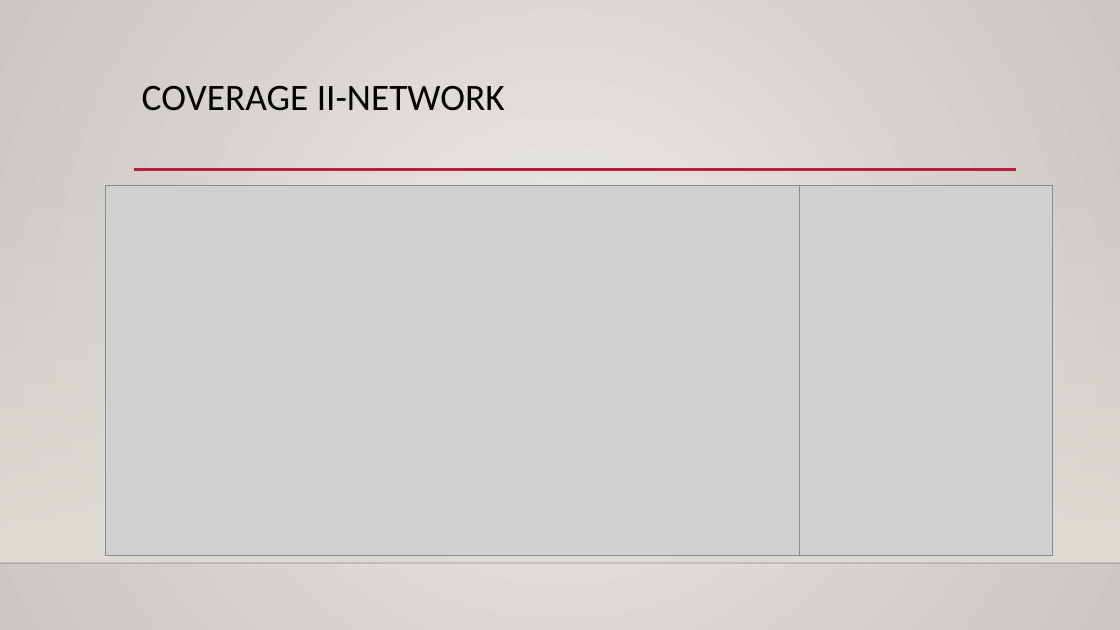
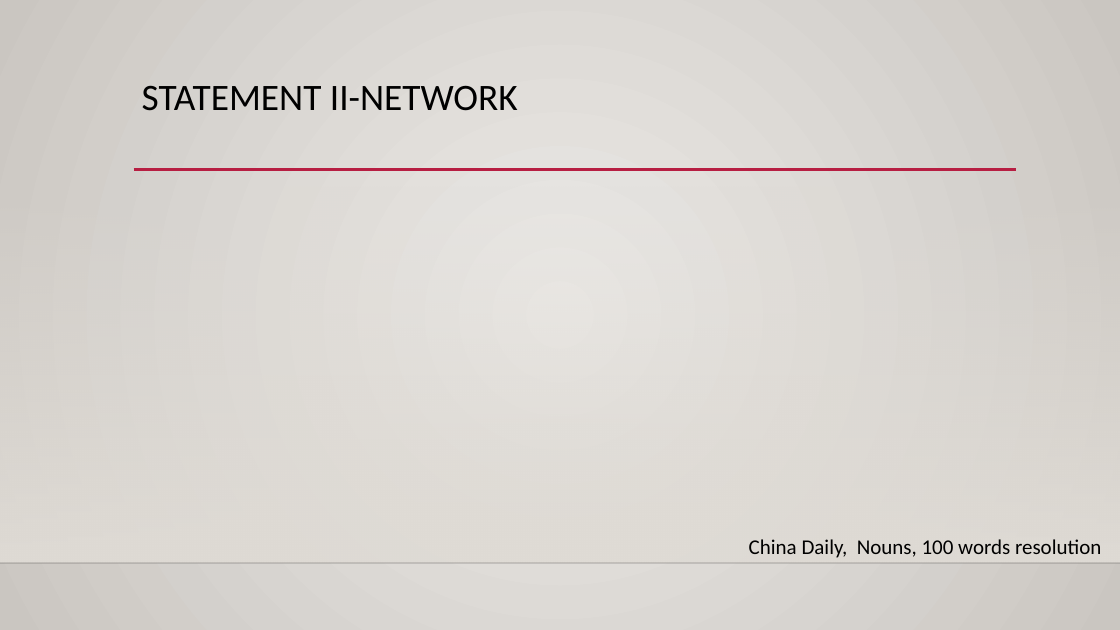
Before and after one commit to waterknows/hwcfpp, a slide deck: slide 15 of project.pptx (slide 13 before the commit). Drawn at 1120x630 pixels with LibreOffice and Linux fonts; fonts in the diff are those of the drawing; grey boxes stand for pictures; background and template pictures are left out. Boxes give left, top, right and bottom in pixels: in the first picture for what was removed or moved away, otherwise in the second. Text is boxed around its words. In the diff, an @@ line names an element or a change of style, - is before the commit and + after.

```diff
--- a/project.pptx
+++ b/project.pptx
@@ title at box(142, 85, 518, 111): text changed @@
-COVERAGE II-NETWORK
+STATEMENT II-NETWORK
@@ picture removed at box(105, 185, 799, 555) @@
@@ picture removed at box(800, 185, 1053, 555) @@
@@ text added at box(749, 539, 1101, 558), 18 pt, text #000000 @@
+China Daily, Nouns, 100 words resolution
```
Also in this commit, not shown: 7 other slides changed, 1 slide added.
